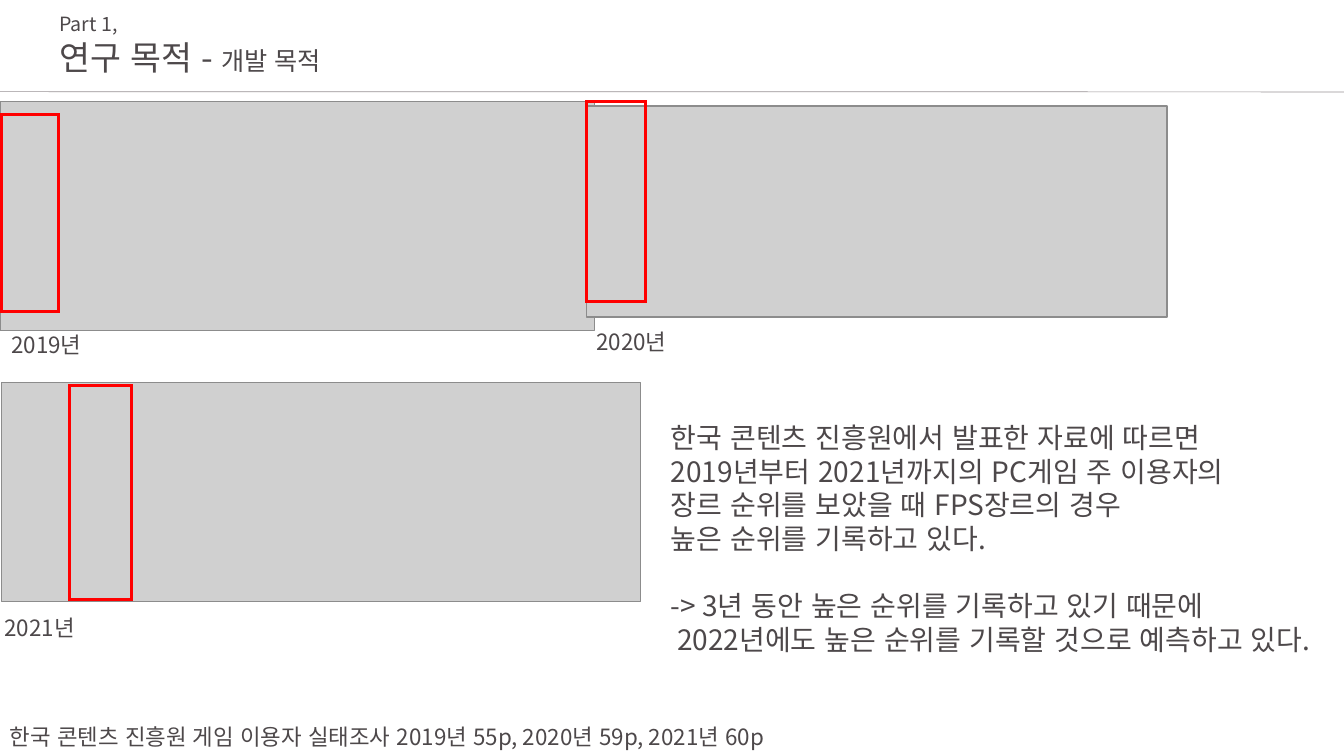
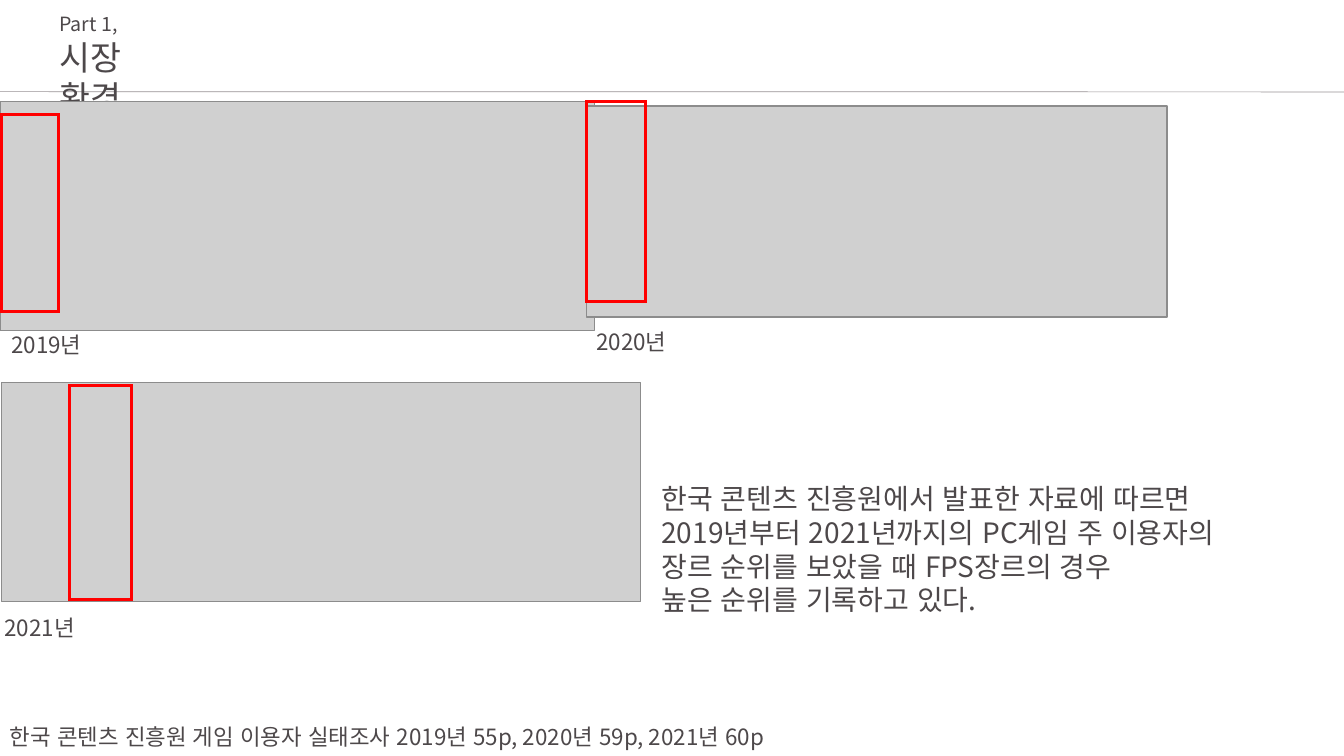
Before and after one commit to ghk01214/KPUFinalGame-deprecated-, a slide deck: slide 4 of docs/졸작 초안.pptx. Drawn at 1344x756 pixels with LibreOffice and Linux fonts; fonts in the diff are those of the drawing; grey boxes stand for pictures. Boxes give left, top, right and bottom in pixels: in the first picture for what was removed or moved away, otherwise in the second. Text is boxed around its words. In the diff, an @@ line names an element or a change of style, - is before the commit and + after.

```diff
--- a/docs/졸작 초안.pptx
+++ b/docs/졸작 초안.pptx
@@ text at (x1=59, y1=42, x2=121, y2=119): text changed @@
-연구 목적 - 개발 목적
+시장 환경
@@ text "한국 콘텐츠 진흥원에서 발표한 자료에 ..." moved from (x1=671, y1=424, x2=1311, y2=652) to (x1=661, y1=485, x2=1214, y2=612) @@
@@ text at (x1=677, y1=593, x2=1311, y2=652): paragraphs removed @@
--> 3년 동안 높은 순위를 기록하고 있기 때문에
-2022년에도 높은 순위를 기록할 것으로 예측하고 있다.
```
Also in this commit, not shown: 6 other slides changed, 6 slides added, 4 slides removed.
